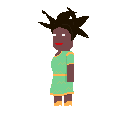
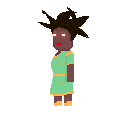
Before/after of a 128×128 layered artwork. What changed in the layer stack:
added layer "Layer 1" above "Body" over [50,27,73,55]
